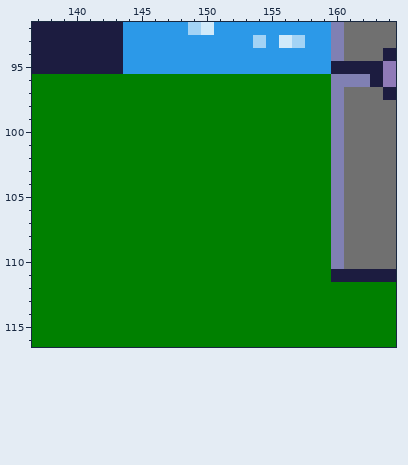
Pixel-art file: resources/metatiles/dungeon-tiles.aseprite. The picture above was drawn from the file before the commit.
256x256 pixels, 1 frame. Colours within 5 levels of each other are drawn and written as one. Shown: x 137..164, y 92..116.
New version:
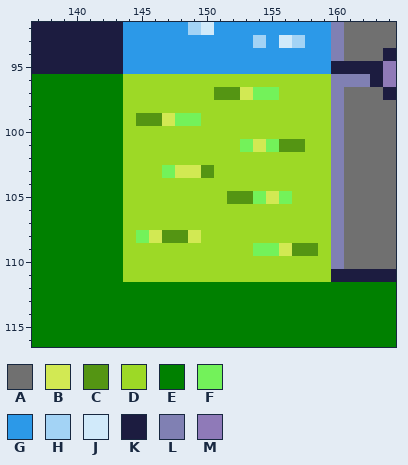
Palette (. is transparent): A #707070  B #d2e953  C #549513  D #9dd926  E #008000  F #73f25a  G #2c99e8  H #a3d3f5  J #d1eafa  K #1c1c40  L #8080b3  M #8f7ab8
The exact change:
Layers "Flair", "Background":
The edit turns colour E into colour B in row 97 at x 153; in row 99 at x 147; in row 101 at x 154; in row 103 at x 148 to 149; in row 105 at x 155; in row 108 at x 146 and 149.
The edit turns colour E into colour B in row 109 at x 156.
The edit turns colour E into colour C in row 97 at x 151 to 152; in row 99 at x 145 to 146; in row 101 at x 156 to 157; in row 103 at x 150; in row 105 at x 152 to 153; in row 108 at x 147 to 148.
The edit turns colour E into colour C in row 109 at x 157 to 158.
The edit turns colour E into colour D in row 96 at x 144 to 159; in row 97 at x 144 to 150 and 156 to 159; in row 98 at x 144 to 159; in row 99 at x 144 and 150 to 159; in row 100 at x 144 to 159; in row 101 at x 144 to 152 and 158 to 159.
The edit turns colour E into colour D in row 102 at x 144 to 159; in row 103 at x 144 to 146 and 151 to 159; in row 104 at x 144 to 159; in row 105 at x 144 to 151 and 157 to 159; in rows 106 to 107 at x 144 to 159; in row 108 at x 144 and 150 to 159.
The edit turns colour E into colour D in row 109 at x 144 to 153 and 159; in rows 110 to 111 at x 144 to 159.
The edit turns colour E into colour F in row 97 at x 154 to 155; in row 99 at x 148 to 149; in row 101 at x 153 and 155; in row 103 at x 147; in row 105 at x 154 and 156; in row 108 at x 145.
The edit turns colour E into colour F in row 109 at x 154 to 155.
Where, in picture pixels (left, top, right, bottom), the same in both pictures:
changed: (123, 74, 331, 282)
